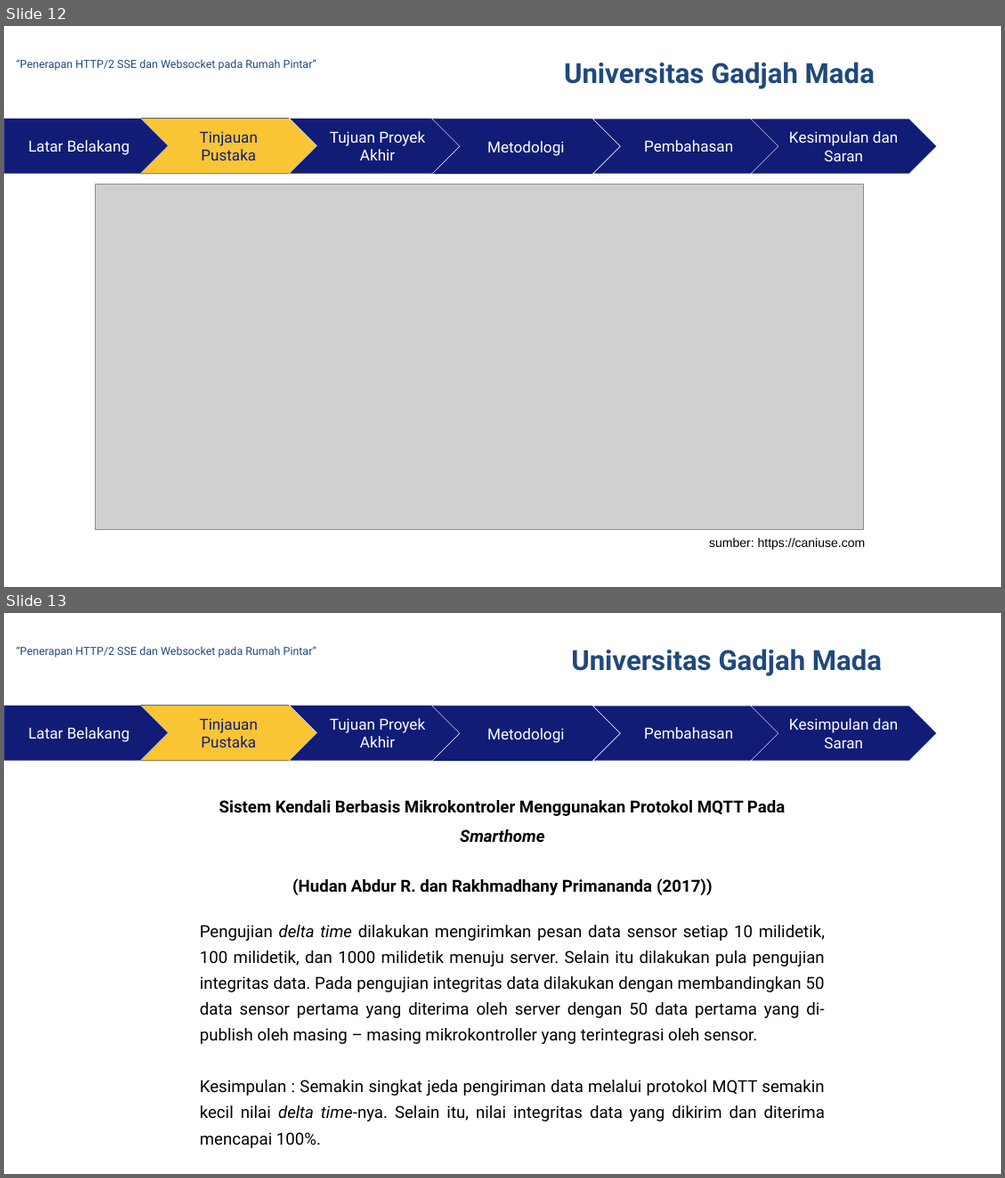
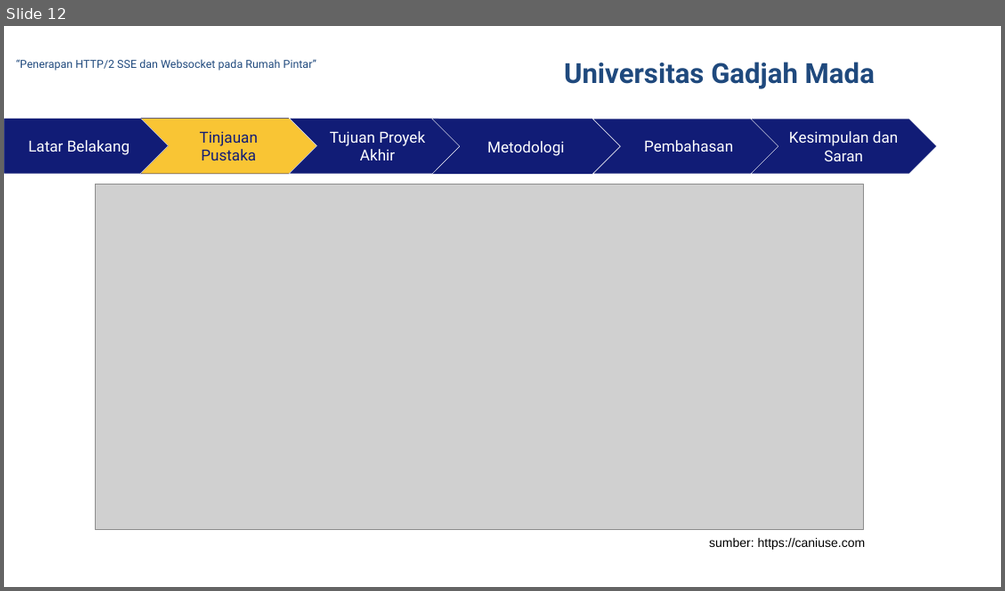
Before and after one commit to rusminto/ws_sse, a slide deck: berkas/ppt muham.pptx. Shown one above the other, each under a label of ours: slides 12 and 13 before the commit, slide 12 after it. The pictures are 1005x1178 and 1005x591 pixels, drawn with LibreOffice and Linux fonts; fonts in the diff are those of the drawing; grey boxes stand for pictures; background and template pictures are left out. Boxes give left, top, right and bottom in pixels: in the first picture for what was removed or moved away, otherwise in the second. Text is boxed around its words. In the diff, an @@ line names an element or a change of style, - is before the commit and + after.

```diff
--- a/berkas/ppt muham.pptx
+++ b/berkas/ppt muham.pptx
@@ slide 13 removed at <box>4,613,1001,1174</box>, background picture (left out) @@
@@ text removed at <box>16,646,316,657</box> @@
-“Penerapan HTTP/2 SSE dan Websocket pada Rumah Pintar”
@@ text removed at <box>571,649,882,676</box> @@
-Universitas Gadjah Mada
@@ pentagon arrow removed at <box>4,705,169,761</box> @@
-Latar Belakang
@@ chevron removed at <box>140,705,317,761</box> @@
-Tinjauan Pustaka
@@ chevron removed at <box>289,705,467,761</box> @@
-Tujuan Proyek Akhir
@@ chevron removed at <box>431,706,620,762</box> @@
-Metodologi
@@ chevron removed at <box>593,706,785,761</box> @@
-Pembahasan
@@ chevron removed at <box>751,706,936,761</box> @@
-Kesimpulan dan Saran
@@ text removed at <box>219,800,785,895</box> @@
-Sistem Kendali Berbasis Mikrokontroler Menggunakan Protokol MQTT Pada Smarthome
-(Hudan Abdur R. dan Rakhmadhany Primananda (2017))
@@ text removed at <box>200,925,825,1121</box> @@
-Pengujian delta time dilakukan mengirimkan pesan data sensor setiap 10 milidetik, 100 milidetik, dan 1000 milidetik menuju server. Selain itu dilakukan pula pengujian integritas data. Pada pengujian integritas data dilakukan dengan membandingkan 50 data sensor pertama yang diterima oleh server dengan 50 data pertama yang di-publish oleh masing – masing mikrokontroller yang terintegrasi oleh sensor.
-Kesimpulan : Semakin singkat jeda pengiriman data melalui protokol MQTT semakin kecil nilai delta time-nya. Selain itu, nilai integritas data yang dikirim dan diterima mencapai 100%.
```
Also in this commit, not shown: 2 slides changed, 1 slide added, 3 other files.
